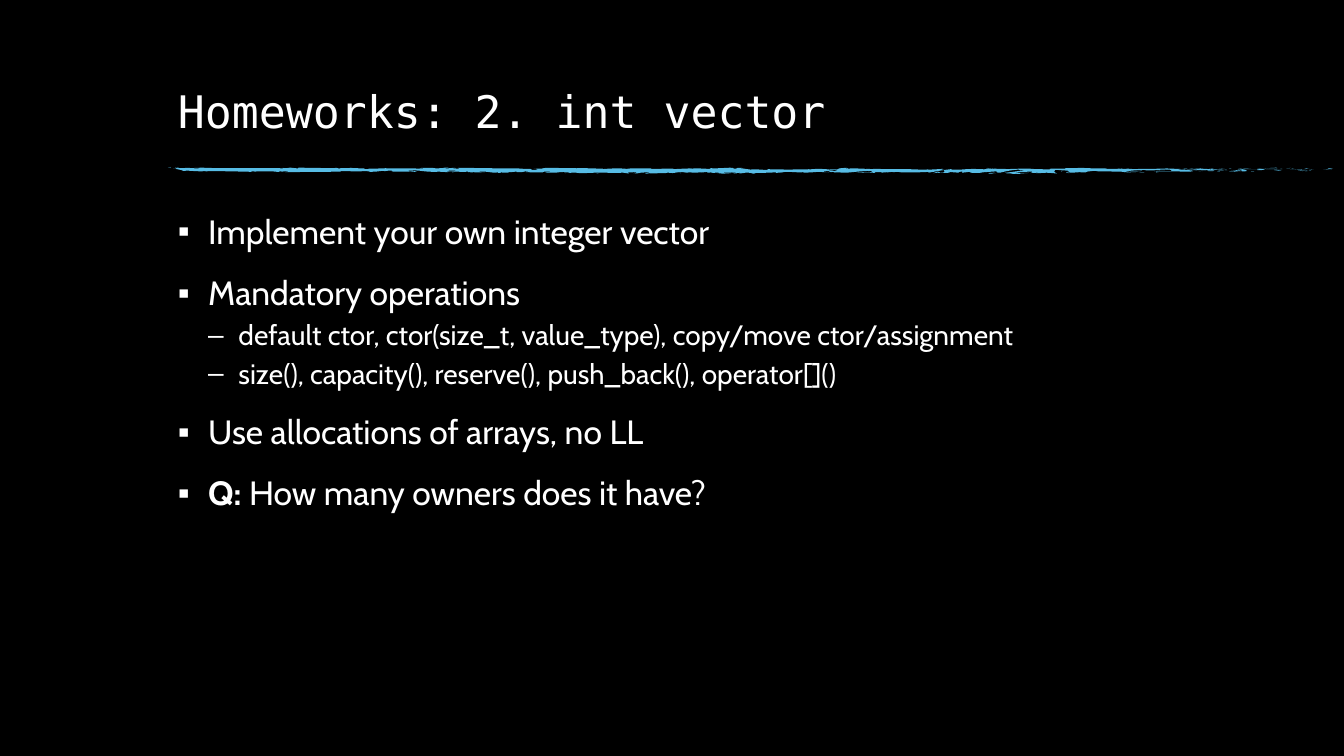
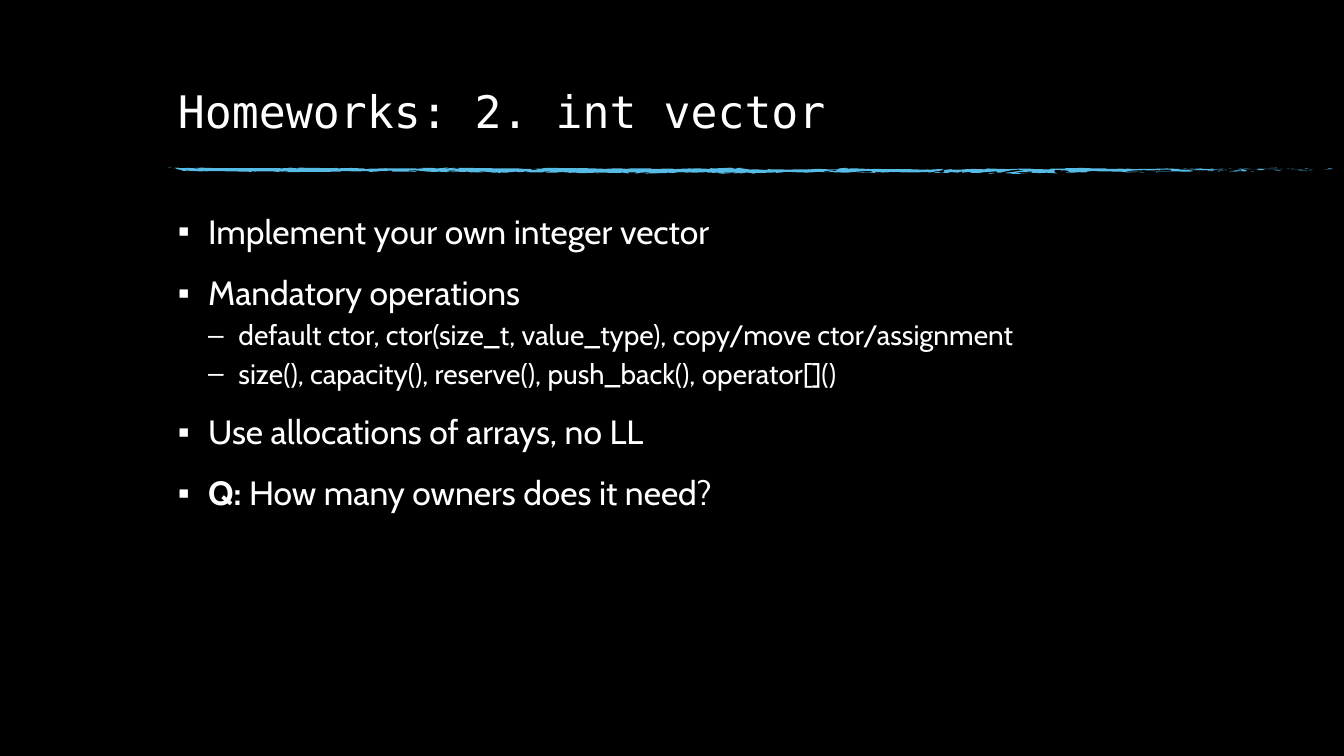
Before and after one commit to fan1x/fan1x.github.io, a slide deck: slide 12 of data/2021-22/cpp/ex07.pptx. Drawn at 1344x756 pixels with LibreOffice and Linux fonts; fonts in the diff are those of the drawing; background and template pictures are left out. Boxes give left, top, right and bottom in pixels: in the first picture for what was removed or moved away, otherwise in the second. Text is boxed around its words. In the diff, an @@ line names an element or a change of style, - is before the commit and + after.

```diff
--- a/data/2021-22/cpp/ex07.pptx
+++ b/data/2021-22/cpp/ex07.pptx
@@ text at [208,479,712,513]: text changed @@
-▪ Q: How many owners does it have?
+▪ Q: How many owners does it need?
```
Also in this commit, not shown: 4 other slides changed, 3 other files.
